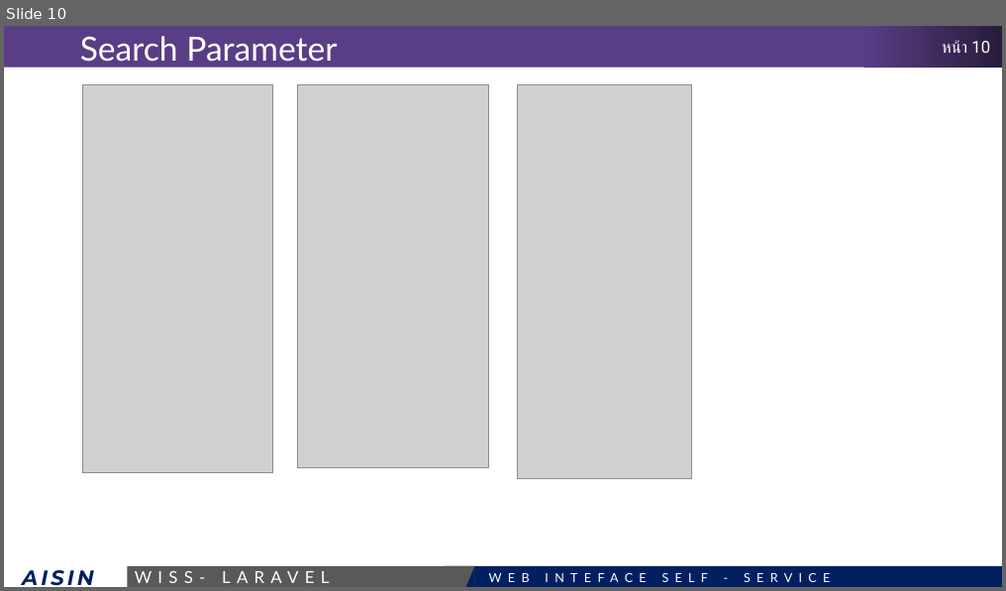
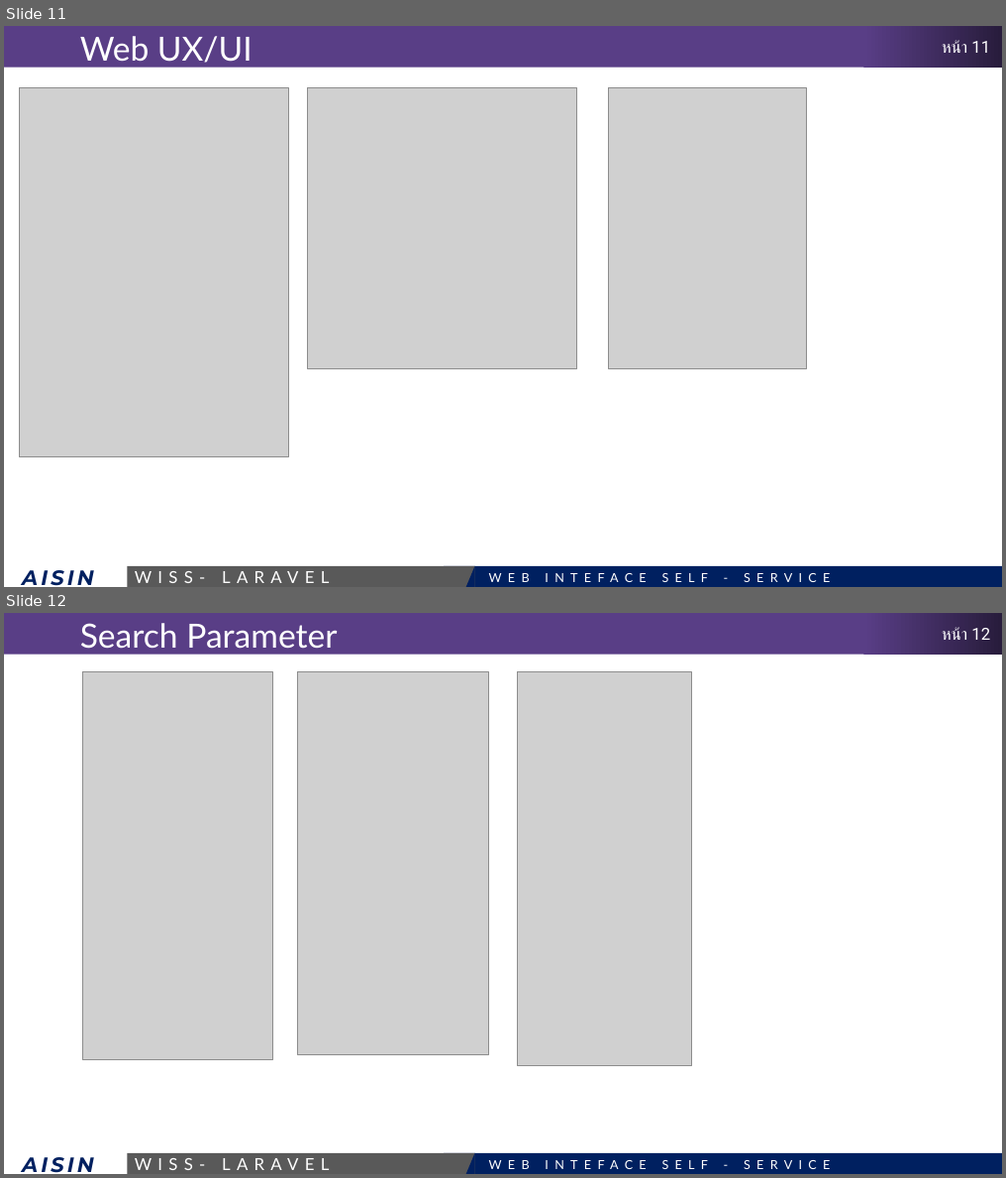
Before and after one commit to traitet/wissflutter01, a slide deck: documents/WISSFLUTTER01_DOC_REV1.pptx. Shown one above the other, each under a label of ours: slide 10 before the commit, slides 11 and 12 after it. The pictures are 1006x591 and 1006x1178 pixels, drawn with LibreOffice and Linux fonts; fonts in the diff are those of the drawing; grey boxes stand for pictures. Boxes give left, top, right and bottom in pixels: in the first picture for what was removed or moved away, otherwise in the second. Text is boxed around its words. In the diff, an @@ line names an element or a change of style, - is before the commit and + after.

```diff
--- a/documents/WISSFLUTTER01_DOC_REV1.pptx
+++ b/documents/WISSFLUTTER01_DOC_REV1.pptx
@@ slide 11 added at [4,26,1002,587], background #FFFFFF; not listed: 8 template elements that a slide beside it also shows @@
@@ title added at [80,36,252,68], 32 pt, text #FFFFFF @@
+Web UX/UI
@@ picture added at [19,88,288,458] @@
@@ picture added at [307,88,576,369] @@
@@ picture added at [609,88,807,369] @@
@@ what was slide 10 is now slide 12 @@
@@ page number at [942,627,990,640]: text changed @@
-หน้า 10
+หน้า 12
```
Also in this commit, not shown: 1 slide changed, 1 other slide added.
